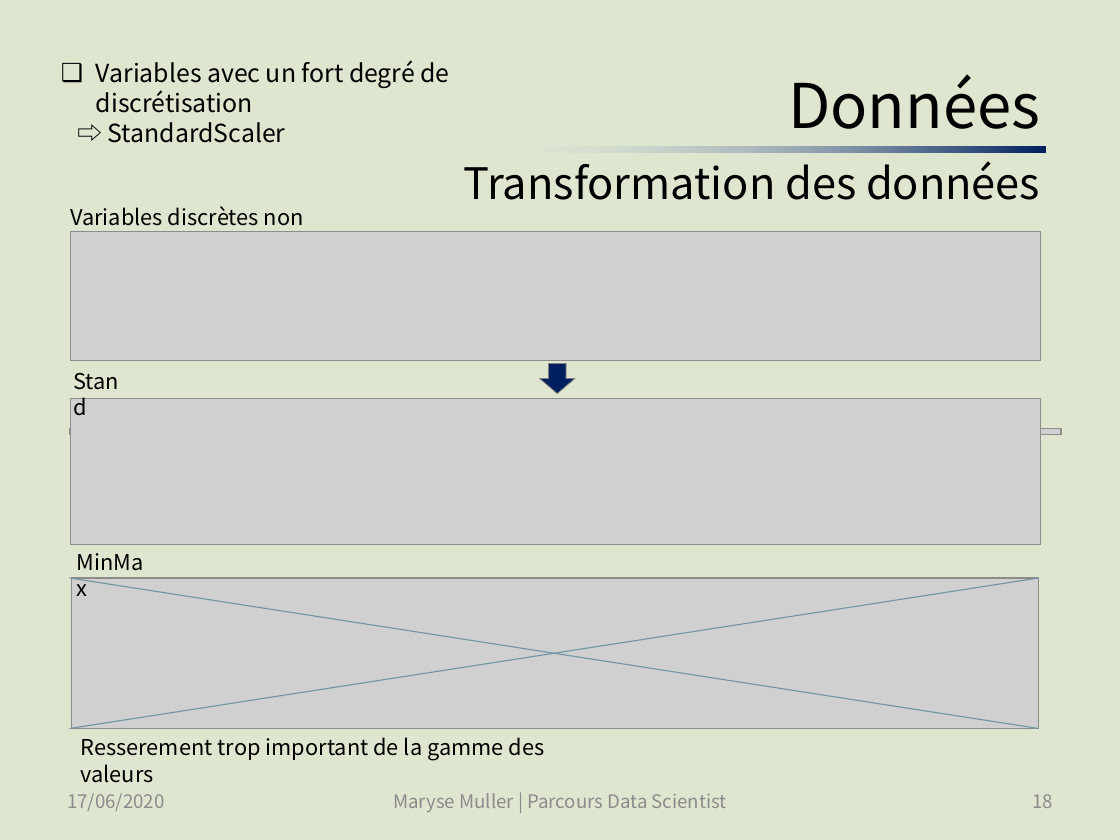
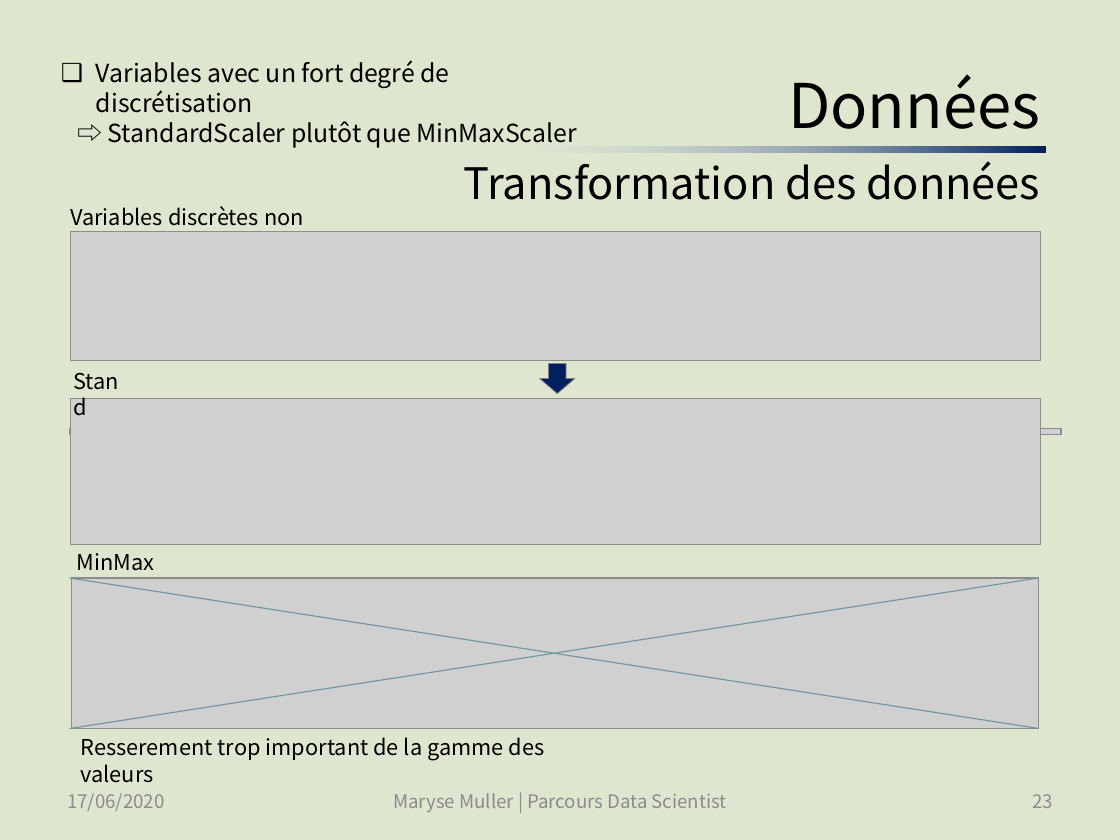
Before and after one commit to SmellyArmure/OC_DS_Project5, a slide deck: slide 23 of PRESENTATION/Projet5.pptx (slide 18 before the commit). Drawn at 1120x840 pixels with LibreOffice and Linux fonts; fonts in the diff are those of the drawing; grey boxes stand for pictures. Boxes give left, top, right and bottom in pixels: in the first picture for what was removed or moved away, otherwise in the second. Text is boxed around its words. In the diff, an @@ line names an element or a change of style, - is before the commit and + after.

Commit message:
P5_Cleaning_EDA_1 : remis la catégorie préférée et le mode de paiement préféré, exporté la base de donnée des produits des commandes également (pour analyse exploratoire dans la partie 2)  | P5_Cleaning_EDA_2 : ajouté des graphes à l'exploration pour la présentation | Présentation : ajouté et fini toute la partie Analyse exploratoire, corrigé qq slides existants.

```diff
--- a/PRESENTATION/Projet5.pptx
+++ b/PRESENTATION/Projet5.pptx
@@ text at box(108, 121, 577, 148): text changed @@
-⇨ StandardScaler
+⇨ StandardScaler plutôt que MinMaxScaler
@@ text "MinMax" rewrapped from box(66, 543, 166, 581) to box(77, 553, 155, 571) @@
@@ page number at box(1032, 794, 1053, 808): text changed @@
-18
+23
```
Also in this commit, not shown: 15 other slides changed, 7 other files.
